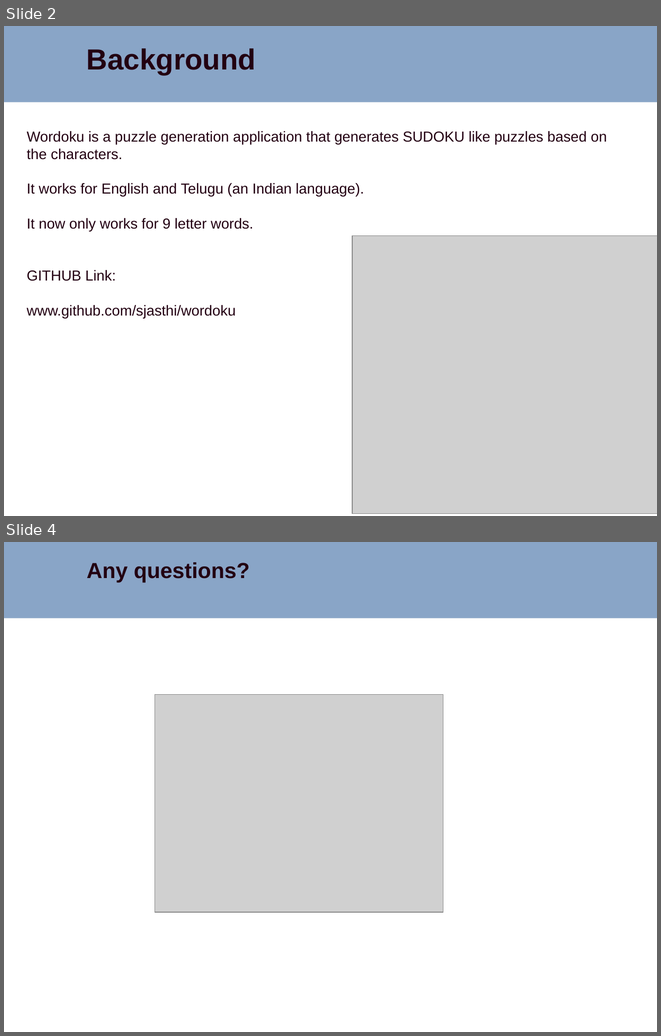
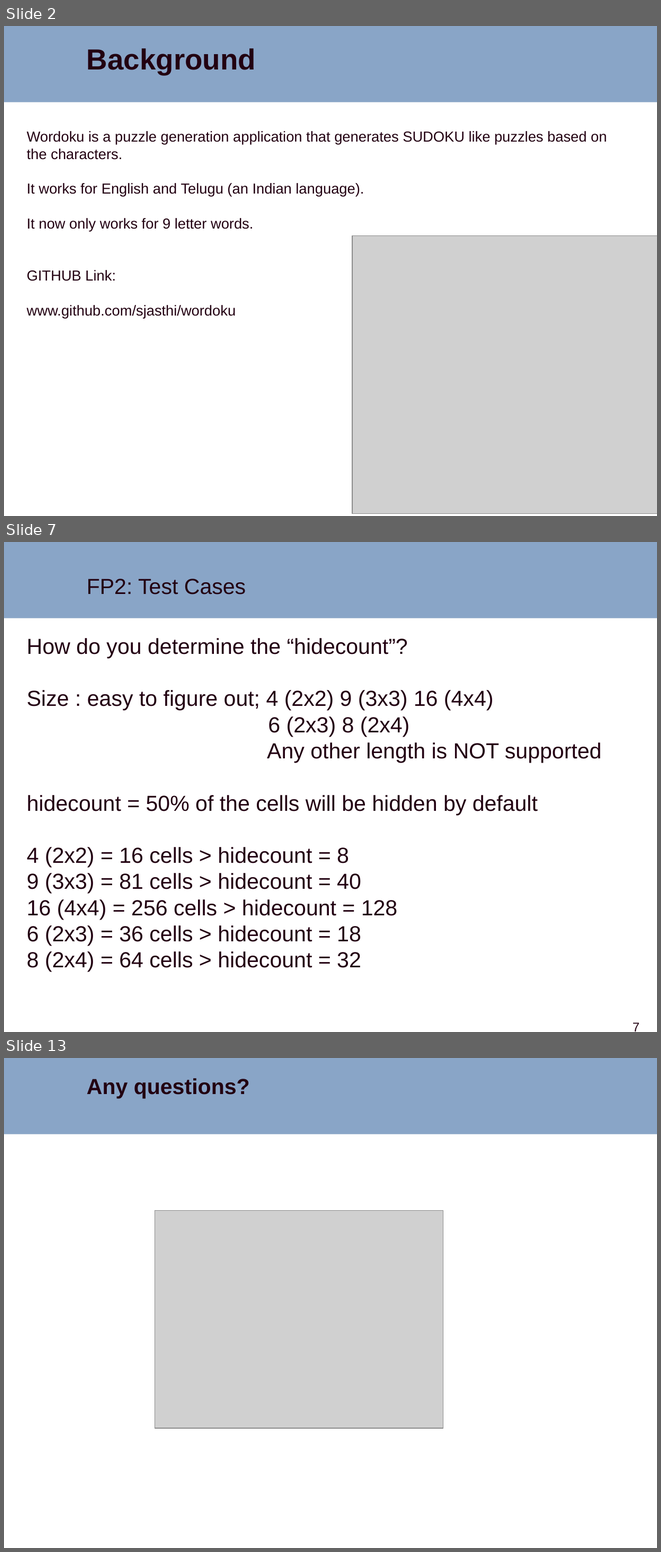
Before and after one commit to sjasthi/wordoku, a slide deck: docs/wordoku_enhancements.pptx. Shown one above the other, each under a label of ours: slides 2 and 4 before the commit, slides 2, 7 and 13 after it; the slides between them are not shown. The pictures are 661x1036 and 661x1552 pixels, drawn with LibreOffice and Linux fonts; fonts in the diff are those of the drawing; grey boxes stand for pictures; background and template pictures are left out. Boxes give left, top, right and bottom in pixels: in the first picture for what was removed or moved away, otherwise in the second. Text is boxed around its words. In the diff, an @@ line names an element or a change of style, - is before the commit and + after.

```diff
--- a/docs/wordoku_enhancements.pptx
+++ b/docs/wordoku_enhancements.pptx
@@ slide 7 added at (x1=4, y1=542, x2=657, y2=1032), background #FFFFFF; not listed: 1 template element that a slide beside it also shows @@
@@ text added at (x1=87, y1=579, x2=246, y2=594), 24 pt, text #220011 @@
+FP2: Test Cases
@@ text added at (x1=27, y1=638, x2=602, y2=972), 24 pt, text #220011 @@
+How do you determine the “hidecount”?
+Size : easy to figure out; 4 (2x2) 9 (3x3) 16 (4x4)
+6 (2x3) 8 (2x4)
+Any other length is NOT supported
+hidecount = 50% of the cells will be hidden by default
+4 (2x2) = 16 cells > hidecount = 8
+9 (3x3) = 81 cells > hidecount = 40
+16 (4x4) = 256 cells > hidecount = 128
+6 (2x3) = 36 cells > hidecount = 18
+8 (2x4) = 64 cells > hidecount = 32
@@ page number added at (x1=633, y1=1022, x2=639, y2=1031), 14 pt, text #220011 @@
+7
@@ what was slide 4 is now slide 13 @@
```
Also in this commit, not shown: 1 slide changed, 8 other slides added.
